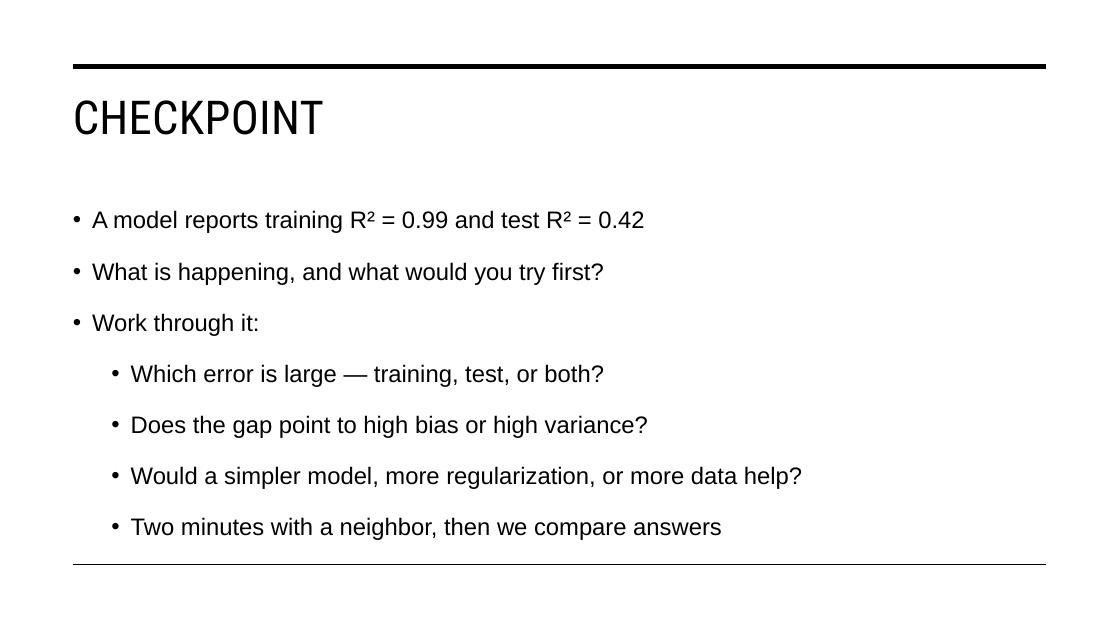
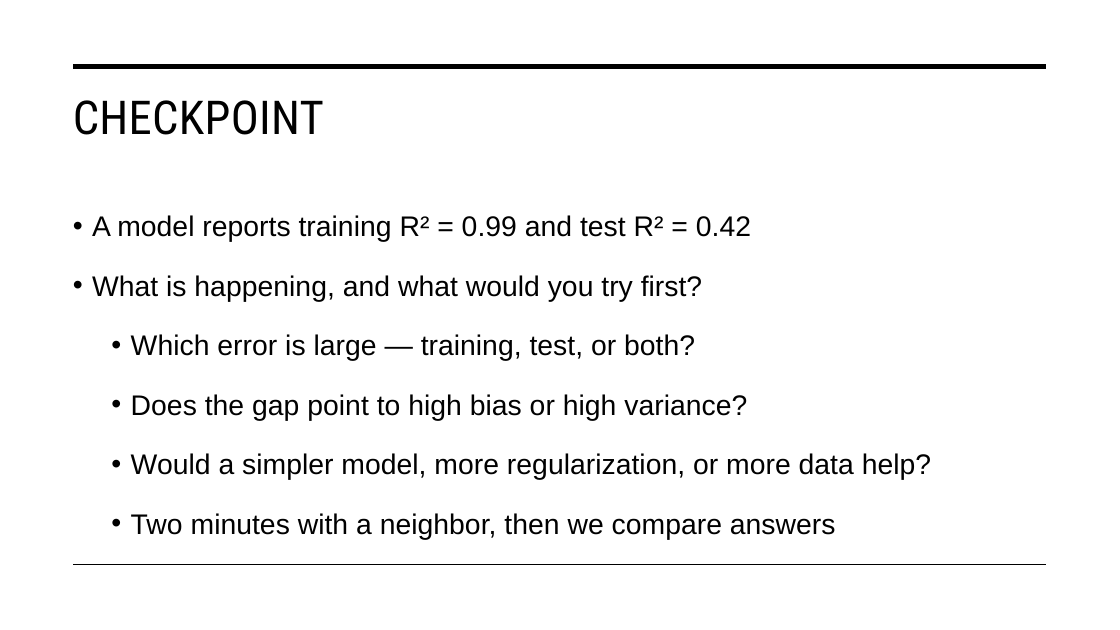
Before and after one commit to STAT-486-Fall-2026/course-content, a slide deck: slide 6 of slides/05-model-fitting.pptx (slide 7 before the commit). Drawn at 1120x630 pixels with LibreOffice and Linux fonts; fonts in the diff are those of the drawing. Boxes give left, top, right and bottom in pixels: in the first picture for what was removed or moved away, otherwise in the second. Text is boxed around its words. In the diff, an @@ line names an element or a change of style, - is before the commit and + after.

```diff
--- a/slides/05-model-fitting.pptx
+++ b/slides/05-model-fitting.pptx
@@ text "A model reports training R² ..." at (92, 215, 931, 540): size 20.4 to 24.3 pt; line spacing 0.9 to 1 @@
@@ text at (92, 313, 259, 336): paragraph removed @@
-• Work through it:
```
Also in this commit, not shown: 2 other slides changed, 1 slide removed, 1 other file.
